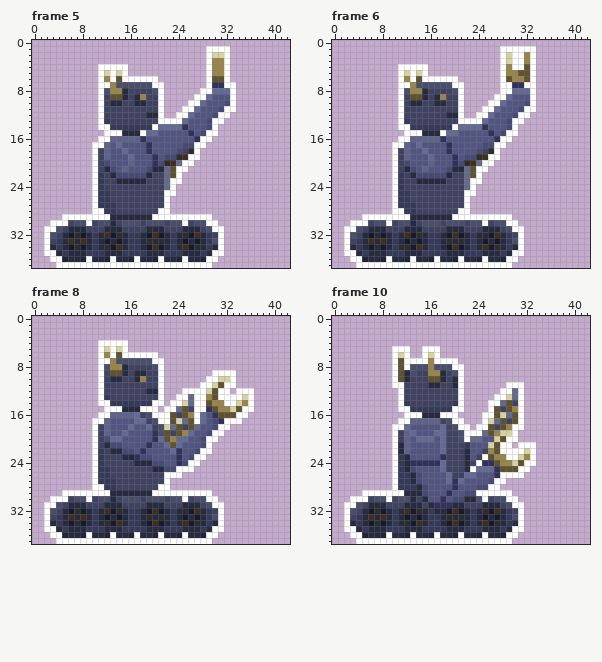
Edited in one commit: pixel-art file (assets/images/characters/construction_bot_building.aseprite). The first picture shows the starting point.
43x38 pixels, 17 frames. Colours within 5 levels of each other are drawn and written as one. Shown: frame 5, frame 6, frame 8, frame 10. The commit also changed other frames, which this record leaves out.
After the commit:
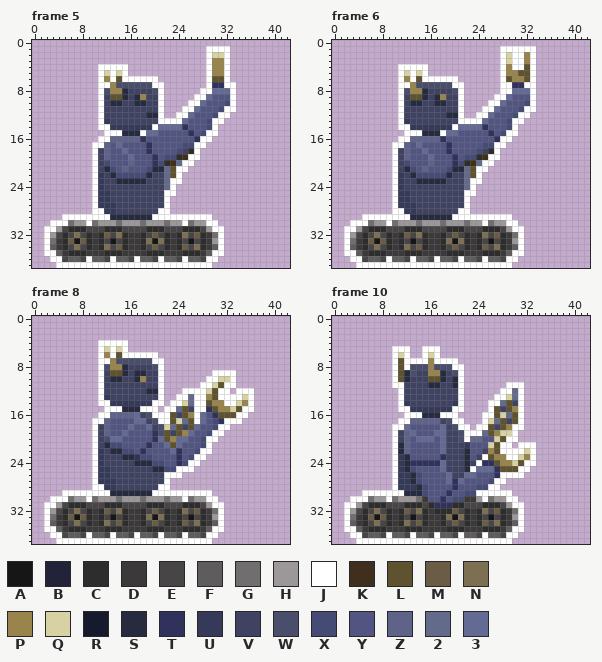
Palette (. is transparent): A #171616  B #222338  C #2e2d2d  D #3b393a  E #474546  F #5e5c5d  G #706e6e  H #9c9899  J #ffffff  K #402f1c  L #5e522f  M #6b5d45  N #7d7052  P #99854b  Q #d6d2a3  R #161a2e  S #272b40  T #31325c  U #363a59  V #3f4361  W #494f6b  X #464b75  Y #525582  Z #5f638a  2 #636a8a  3 #636a94
Edits made:
layer "wheels" now shown
layer "left arm" now shown
Frame 5, layers "left arm", "wheels":
Colour A replaces colour S in row 33 at x 7, 13, 20 and 26.
Colour C replaces colour S in row 31 at x 6 to 8, 12 to 14, 19 to 21 and 25 to 27; in rows 32 to 34 at x 5, 9, 11, 15, 18, 22, 24 and 28; in row 35 at x 6 to 8, 12 to 14, 19 to 21 and 25 to 27.
Colour D replaces colour U in row 32 at x 10, 16 to 17, 23 and 29; in rows 33 to 34 at x 4, 10, 16 to 17, 23 and 29; in row 35 at x 5, 9 to 11, 15 to 18, 22 to 24 and 28.
Colour E replaces colour B in row 36 at x 5, 8, 12, 16, 20, 24 and 28.
Colour E replaces colour R in row 32 at x 6, 8, 13, 19, 21 and 26; in row 33 at x 12, 14, 25 and 27; in row 34 at x 6, 8, 13, 19, 21 and 26.
Colour E replaces colour V in row 31 at x 5, 9 to 11, 15 to 18, 22 to 24 and 28; in row 32 at x 4.
Colour F replaces colour S in row 34 at x 3 and 30; in row 35 at x 4 and 29; in row 36 at x 6 to 7, 10 to 11, 14 to 15, 18 to 19, 22 to 23 and 26 to 27.
Colour G replaces colour V in row 30 at x 6, 10, 14, 18, 22 and 26; in row 32 at x 30; in row 33 at x 3.
Colour H replaces colour S in row 30 at x 13.
Colour H replaces colour W in row 30 at x 7 to 8, 11 to 12, 15 to 17, 19 to 21, 23 to 24 and 27 to 28; in row 31 at x 4 and 29; in row 32 at x 3; in row 33 at x 30.
Colour M replaces colour K in row 32 at x 12, 20 and 27; in row 33 at x 6 and 8; in row 34 at x 14, 20 and 25.
Colour N replaces colour C in row 32 at x 7, 14 and 25; in row 33 at x 19 and 21; in row 34 at x 7, 12 and 27.
Frame 6, layers "left arm", "wheels": the same change as frame 5
Frame 8, layers "left arm", "wheels": the same change as frame 5
Frame 10, layers "left arm", "wheels":
Colour A replaces colour S in row 33 at x 7, 13, 20 and 26.
Colour C replaces colour R in row 32 at x 19.
Colour C replaces colour S in row 31 at x 6 to 8, 12 to 14, 16, 20 to 21 and 25 to 27; in row 32 at x 5, 9, 11, 15, 17 to 18, 22, 24 and 28; in rows 33 to 34 at x 5, 9, 11, 15, 18, 22, 24 and 28; in row 35 at x 6 to 8, 12 to 14, 19 to 21 and 25 to 27.
Colour D replaces colour S in row 30 at x 15 and 22 to 23.
Colour D replaces colour U in row 32 at x 10, 16, 23 and 29; in rows 33 to 34 at x 4, 10, 16 to 17, 23 and 29; in row 35 at x 5, 9 to 11, 15 to 18, 22 to 24 and 28.
Colour E replaces colour B in row 36 at x 5, 8, 12, 16, 20, 24 and 28.
Colour E replaces colour R in row 32 at x 6, 8, 13, 21 and 26; in row 33 at x 12, 14, 25 and 27; in row 34 at x 6, 8, 13, 19, 21 and 26.
Colour E replaces colour V in row 31 at x 5, 9 to 11, 15, 22 to 24 and 28; in row 32 at x 4.
Colour F replaces colour S in row 34 at x 3 and 30; in row 35 at x 4 and 29; in row 36 at x 6 to 7, 10 to 11, 14 to 15, 18 to 19, 22 to 23 and 26 to 27.
Colour G replaces colour V in row 30 at x 6, 10, 14 and 26; in row 32 at x 30; in row 33 at x 3.
Colour H replaces colour S in row 30 at x 13.
Colour H replaces colour W in row 30 at x 7 to 8, 11 to 12, 24 and 27 to 28; in row 31 at x 4 and 29; in row 32 at x 3; in row 33 at x 30.
Colour M replaces colour K in row 32 at x 12, 20 and 27; in row 33 at x 6 and 8; in row 34 at x 14, 20 and 25.
Colour N replaces colour C in row 32 at x 7, 14 and 25; in row 33 at x 19 and 21; in row 34 at x 7, 12 and 27.
Pixel boxes of the changes (left, top, right, bottom) in both pictures:
changed: (50, 220, 218, 262)
changed: (350, 220, 518, 262)
changed: (50, 496, 218, 538)
changed: (350, 496, 518, 538)
